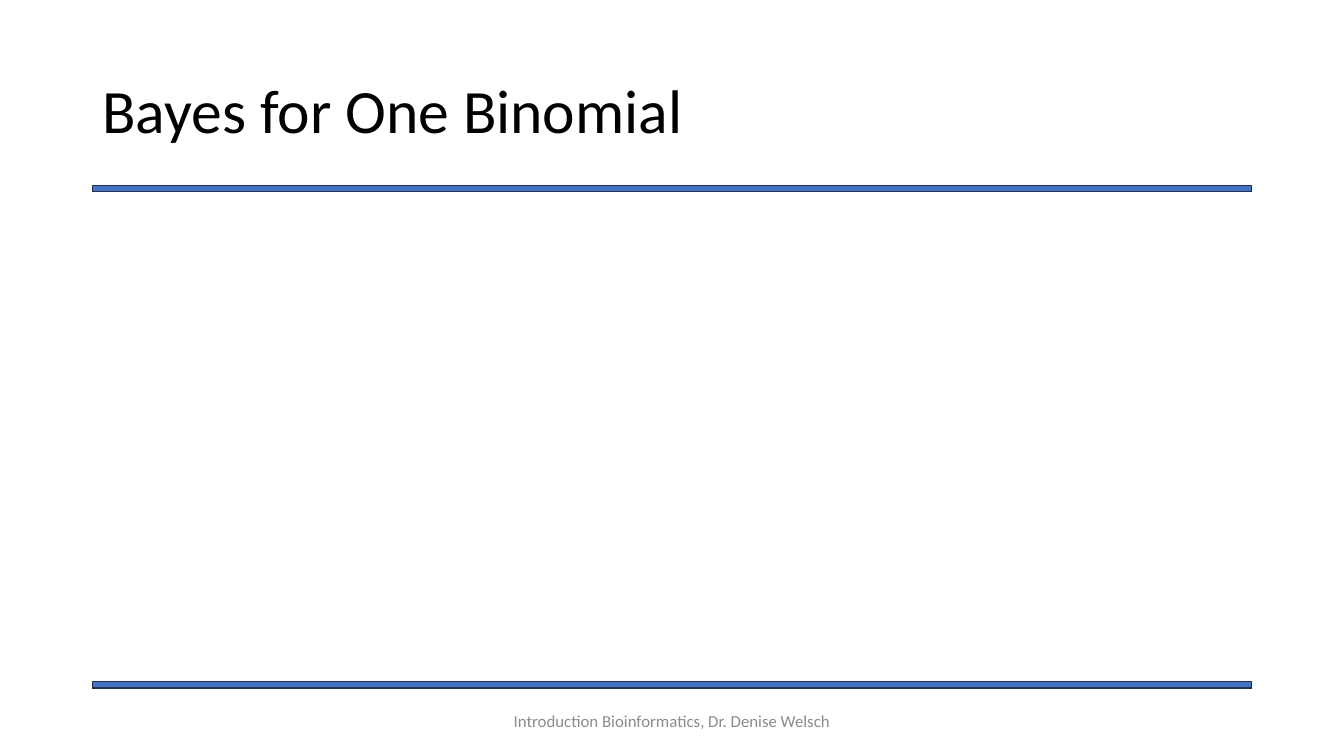
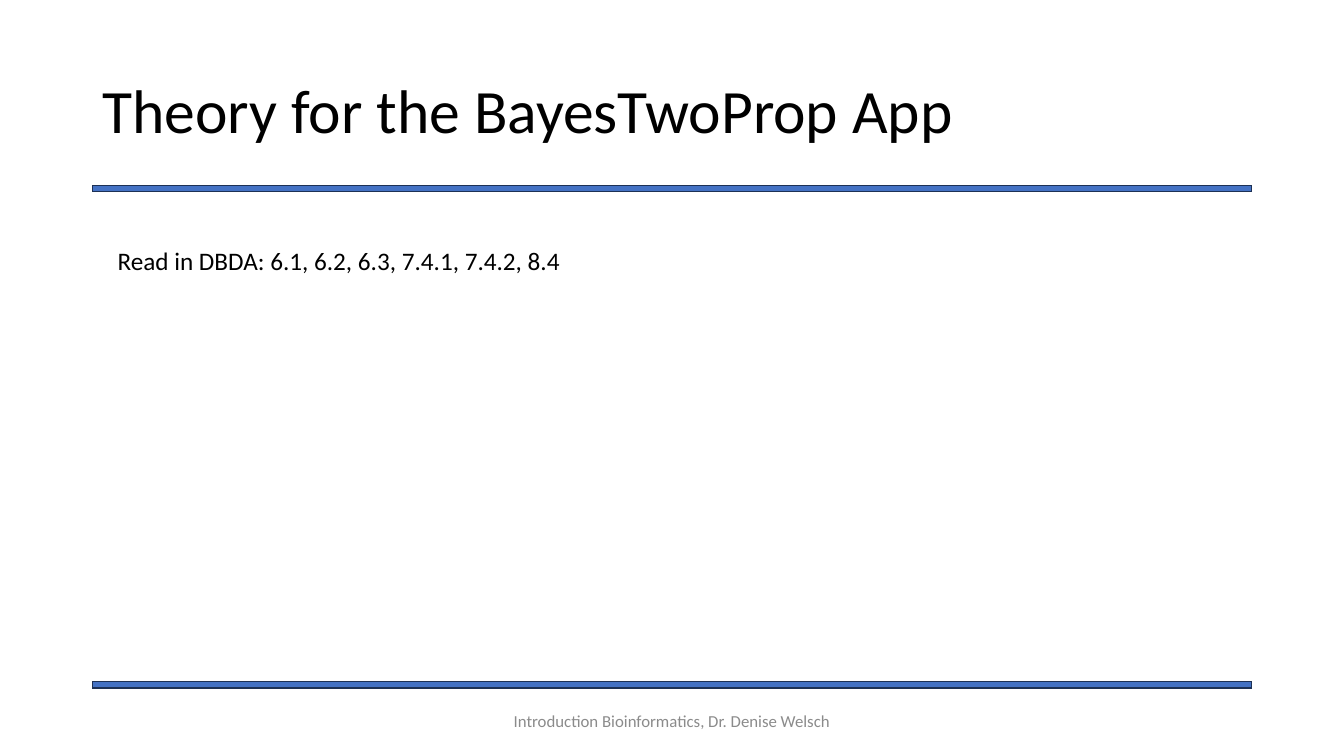
Before and after one commit to Statsomat/BayesTwoProp, a slide deck: slide 13 of documents/Introduction.pptx. Drawn at 1344x756 pixels with LibreOffice and Linux fonts; fonts in the diff are those of the drawing. Boxes give left, top, right and bottom in pixels: in the first picture for what was removed or moved away, otherwise in the second. Text is boxed around its words. In the diff, an @@ line names an element or a change of style, - is before the commit and + after.

```diff
--- a/documents/Introduction.pptx
+++ b/documents/Introduction.pptx
@@ title at [102,90,952,143]: text changed @@
-Bayes for One Binomial
+Theory for the BayesTwoProp App
@@ text added at [118,252,560,273], 18 pt, text #000000 @@
+Read in DBDA: 6.1, 6.2, 6.3, 7.4.1, 7.4.2, 8.4
```
Also in this commit, not shown: 3 other slides changed.
